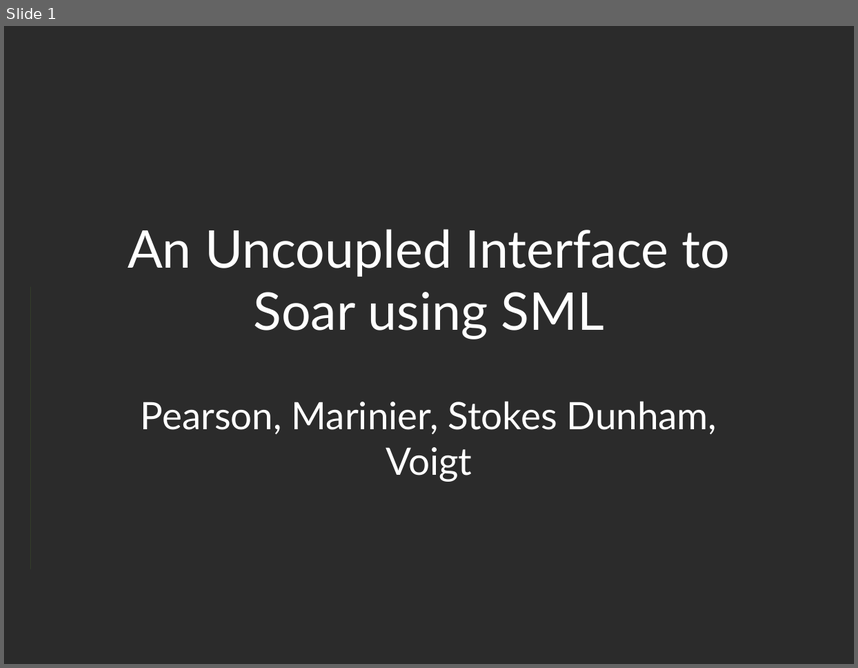
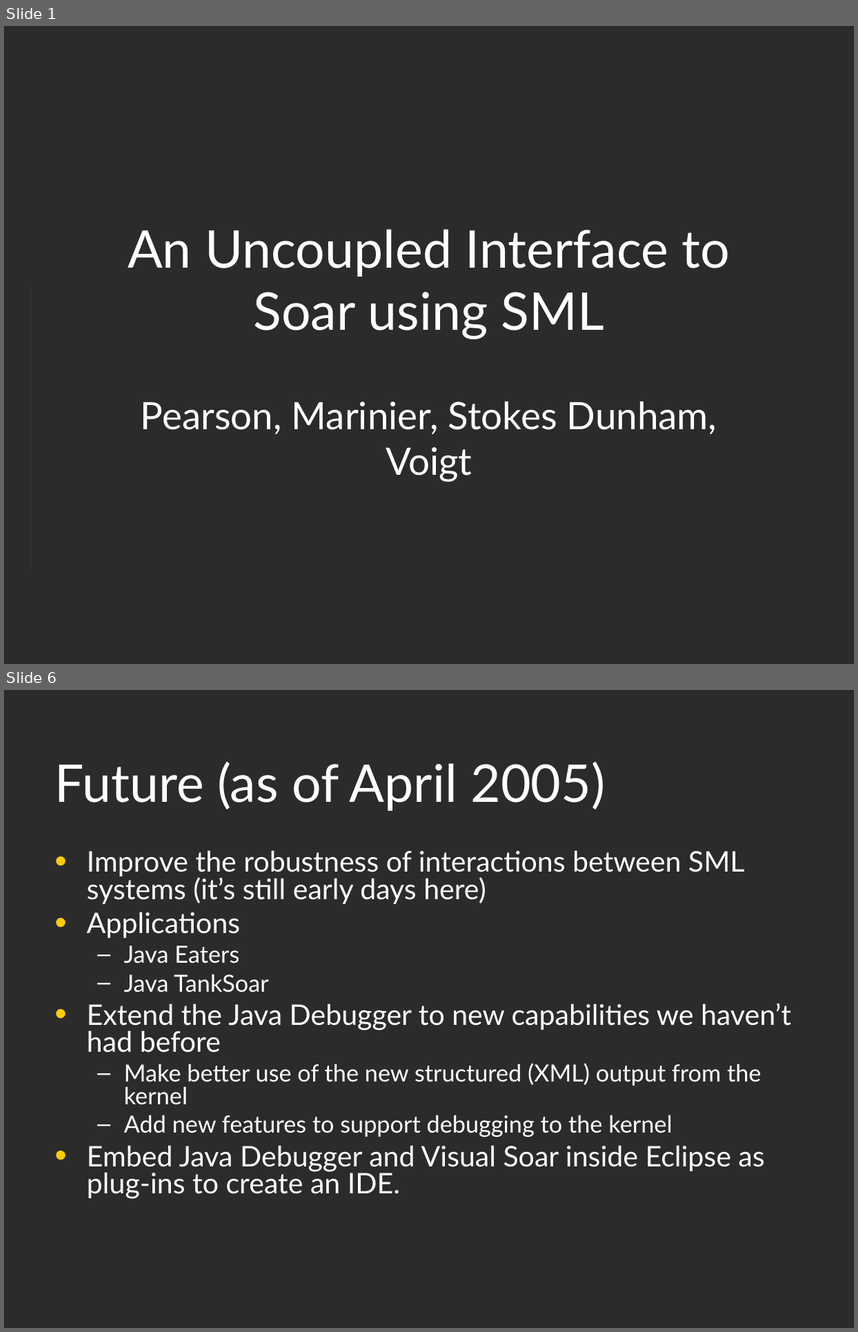
Before and after one commit to SoarGroup/Soar, a slide deck: Documentation/SML High-level presentation.ppt. Shown one above the other, each under a label of ours: slide 1 before the commit, slides 1 and 6 after it; the slides between them are not shown. The pictures are 858x668 and 858x1332 pixels, drawn with LibreOffice and Linux fonts; fonts in the diff are those of the drawing; background and template pictures are left out; a plain dark background stands for a picture behind light text. Boxes give left, top, right and bottom in pixels: in the first picture for what was removed or moved away, otherwise in the second. Text is boxed around its words. In the diff, an @@ line names an element or a change of style, - is before the commit and + after.

```diff
--- a/Documentation/SML High-level presentation.ppt
+++ b/Documentation/SML High-level presentation.ppt
@@ slide 6 added at (x1=4, y1=690, x2=854, y2=1328), background picture (left out) @@
@@ title added at (x1=55, y1=762, x2=605, y2=811), 44 pt, text #FFFFFF @@
+Future (as of April 2005)
@@ text added at (x1=87, y1=850, x2=791, y2=1199), 24 pt, text #FFFFFF @@
+• Improve the robustness of interactions between SML systems (it’s still early days here)
+• Applications
+  – Java Eaters
+  – Java TankSoar
+• Extend the Java Debugger to new capabilities we haven’t had before
+  – Make better use of the new structured (XML) output from the kernel
+  – Add new features to support debugging to the kernel
+• Embed Java Debugger and Visual Soar inside Eclipse as plug-ins to create an IDE.
```
Also in this commit, not shown: 2 slides changed, 2 other slides added, 3 slides removed.
